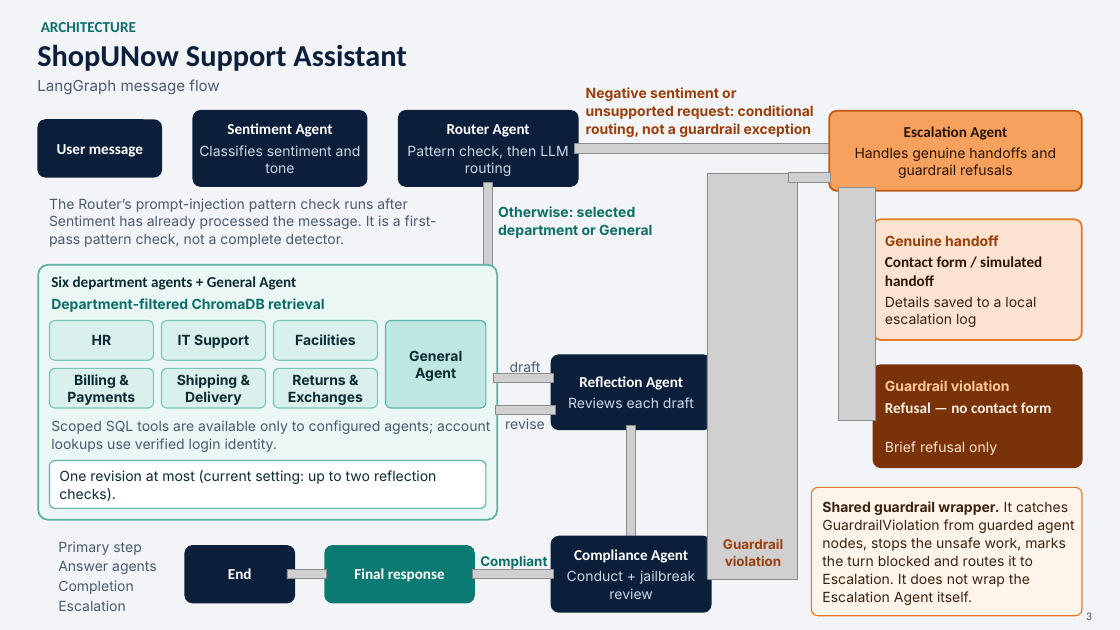
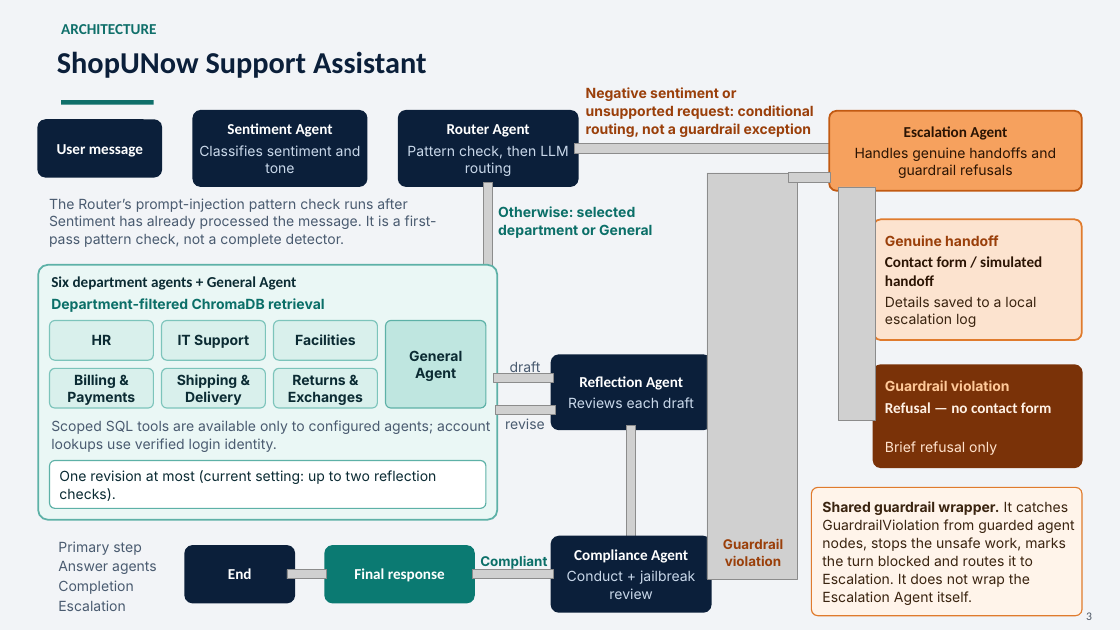
Before and after one commit to Anuj3126/agentic-support-assistant, a slide deck: slide 3 of ShopUNow_Capstone_Presentation.pptx. Drawn at 1120x630 pixels with LibreOffice and Linux fonts; fonts in the diff are those of the drawing; grey boxes stand for pictures; background and template pictures are left out. Boxes give left, top, right and bottom in pixels: in the first picture for what was removed or moved away, otherwise in the second. Text is boxed around its words. In the diff, an @@ line names an element or a change of style, - is before the commit and + after.

```diff
--- a/ShopUNow_Capstone_Presentation.pptx
+++ b/ShopUNow_Capstone_Presentation.pptx
@@ text "ARCHITECTURE": place and size @@
-text "ARCHITECTURE" at (41, 22, 136, 32)
+text "ARCHITECTURE" at (61, 24, 156, 34)
@@ text "ShopUNow Support Assistant": place and size @@
-text "ShopUNow Support Assistant" at (37, 44, 406, 71)
+text "ShopUNow Support Assistant" at (57, 51, 426, 78)
@@ text removed at (37, 79, 219, 94) @@
-LangGraph message flow
@@ rectangle added at (61, 100, 154, 105), fill #0F6F6A @@
```
Also in this commit, not shown: 7 other slides changed.
